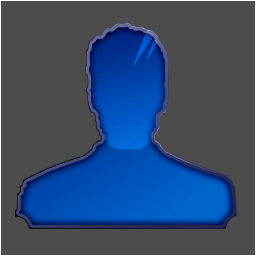
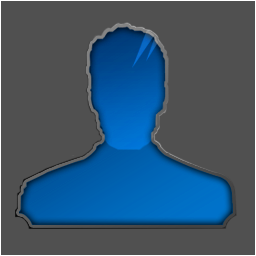
The second 256x256 image is a revision of the first. Changes to its layers:
pixels changed over left=1, top=1, right=255, bottom=255 (layer not identified)
